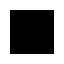
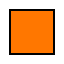
Before/after of a (64, 64) layered artwork. What changed in the layer stack:
painted on "Layer" over <box>9,9,55,55</box>
